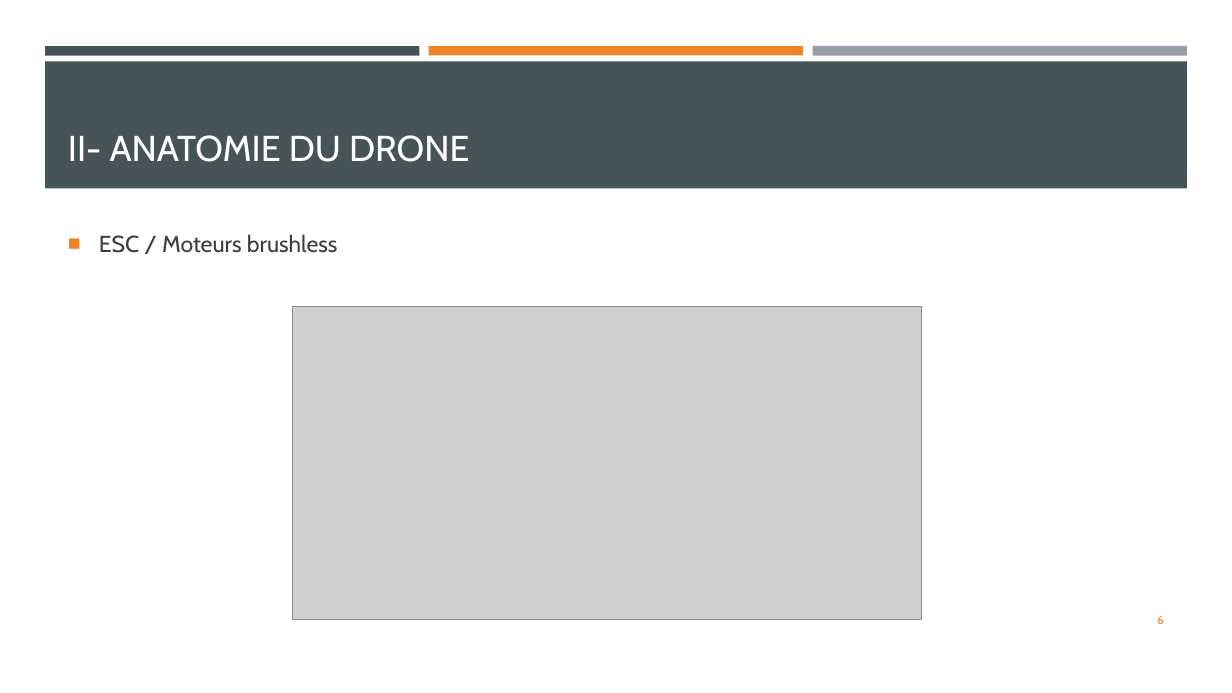
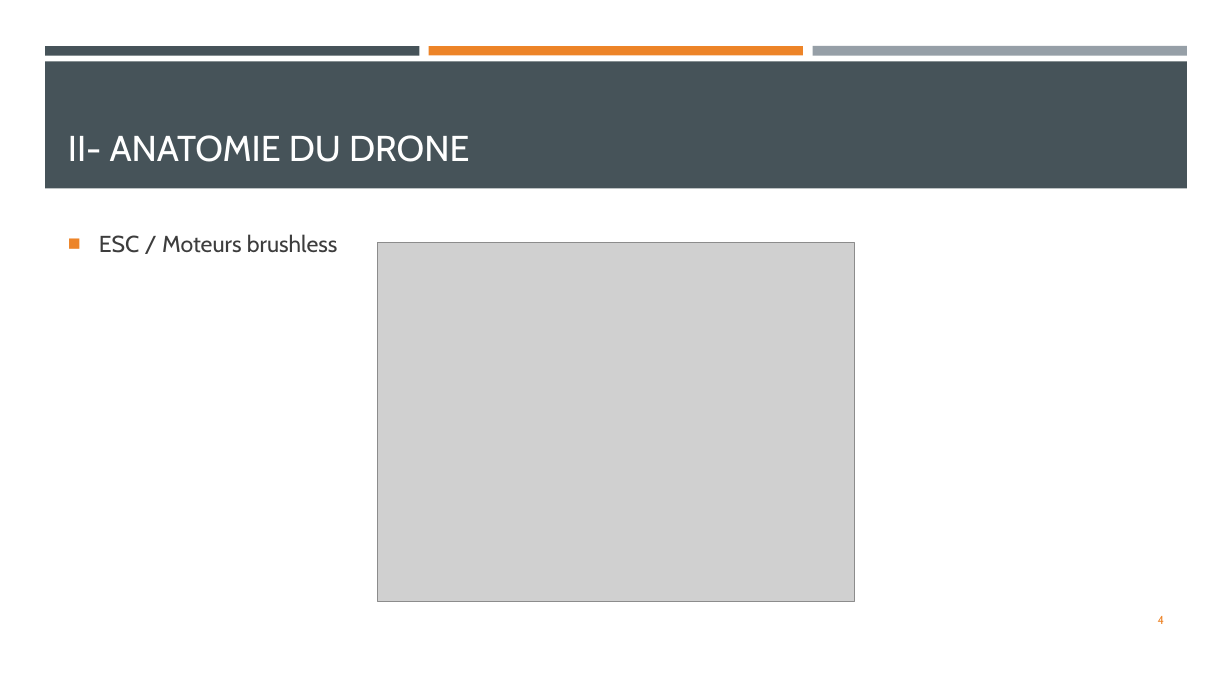
Before and after one commit to Titper/BE_L3EEAREL_2022, a slide deck: slide 4 of Rapport/Presentation_BE_BUSO_GAY-PUIG.pptx (slide 6 before the commit). Drawn at 1232x693 pixels with LibreOffice and Linux fonts; fonts in the diff are those of the drawing; grey boxes stand for pictures. Boxes give left, top, right and bottom in pixels: in the first picture for what was removed or moved away, otherwise in the second. Text is boxed around its words. In the diff, an @@ line names an element or a change of style, - is before the commit and + after.

```diff
--- a/Rapport/Presentation_BE_BUSO_GAY-PUIG.pptx
+++ b/Rapport/Presentation_BE_BUSO_GAY-PUIG.pptx
@@ picture: place and size @@
-picture at (292, 307, 921, 619)
+picture at (378, 243, 855, 603)
@@ page number at (1158, 616, 1164, 624): text changed @@
-6
+4
```
Also in this commit, not shown: 1 other slide changed, 2 slides added.
